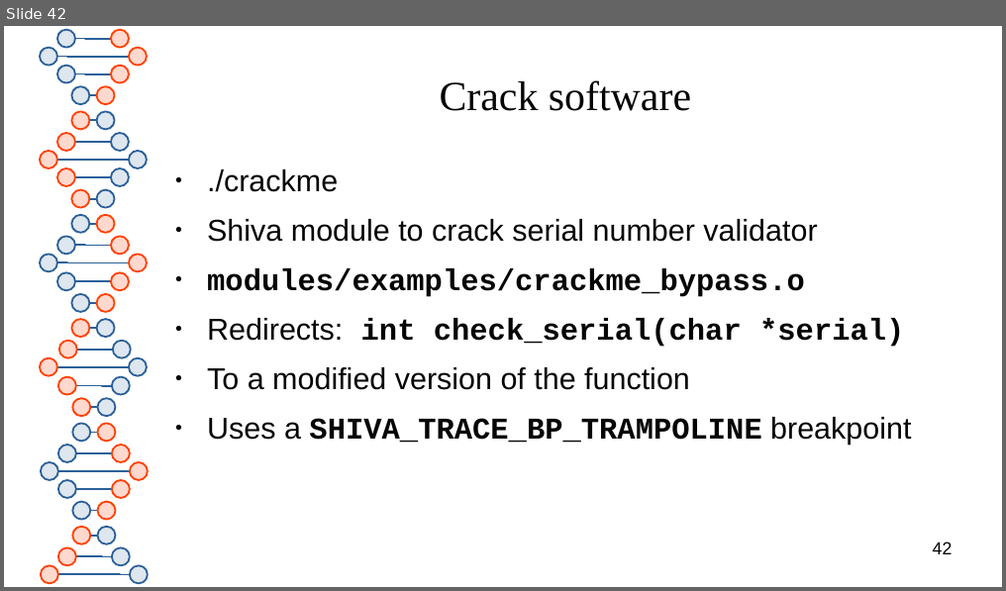
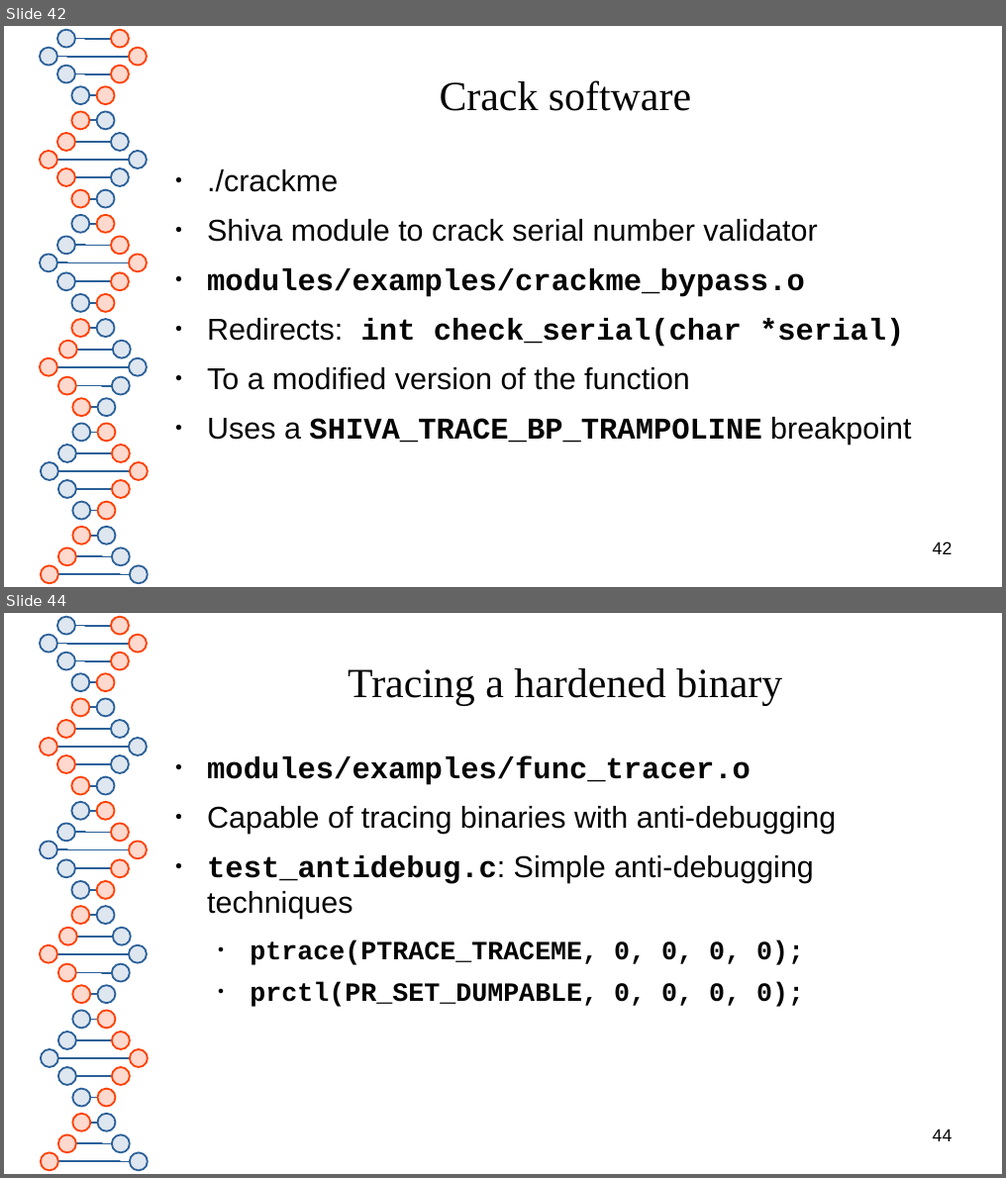
Before and after one commit to advanced-microcode-patching/shiva, a slide deck: presentation/shiva_runtime.odp. Shown one above the other, each under a label of ours: slide 42 before the commit, slides 42 and 44 after it; the slides between them are not shown. The pictures are 1006x591 and 1006x1178 pixels, drawn with LibreOffice and Linux fonts; fonts in the diff are those of the drawing. Boxes give left, top, right and bottom in pixels: in the first picture for what was removed or moved away, otherwise in the second. Text is boxed around its words. In the diff, an @@ line names an element or a change of style, - is before the commit and + after.

```diff
--- a/presentation/shiva_runtime.odp
+++ b/presentation/shiva_runtime.odp
@@ slide 44 added at [4,613,1002,1174], background #FFFFFF; not listed: 81 template elements that a slide beside it also shows @@
@@ title added at [348,668,782,705], 33 pt, text #050505 @@
+Tracing a hardened binary
@@ text added at [207,757,837,1007], 24 pt, text #050505, bold @@
+● modules/examples/func_tracer.o
+● Capable of tracing binaries with anti-debugging
+● test_antidebug.c: Simple anti-debugging techniques
+  ● ptrace(PTRACE_TRACEME, 0, 0, 0, 0);
+  ● prctl(PR_SET_DUMPABLE, 0, 0, 0, 0);
@@ page number added at [933,1129,952,1142], 14 pt, text #000000 @@
+44
```
Also in this commit, not shown: 1 slide changed, 1 other slide added, 1 other file.
